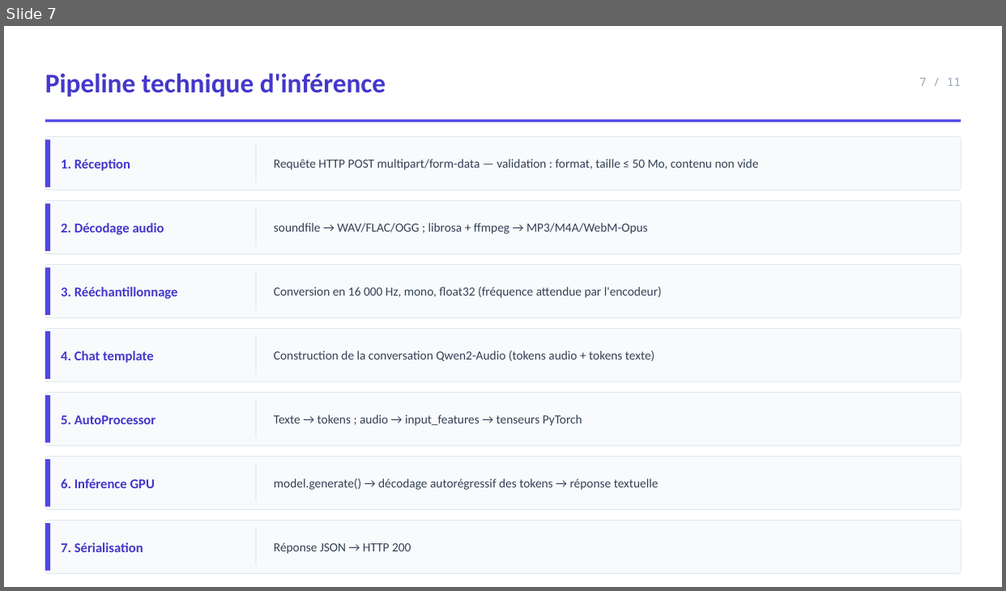
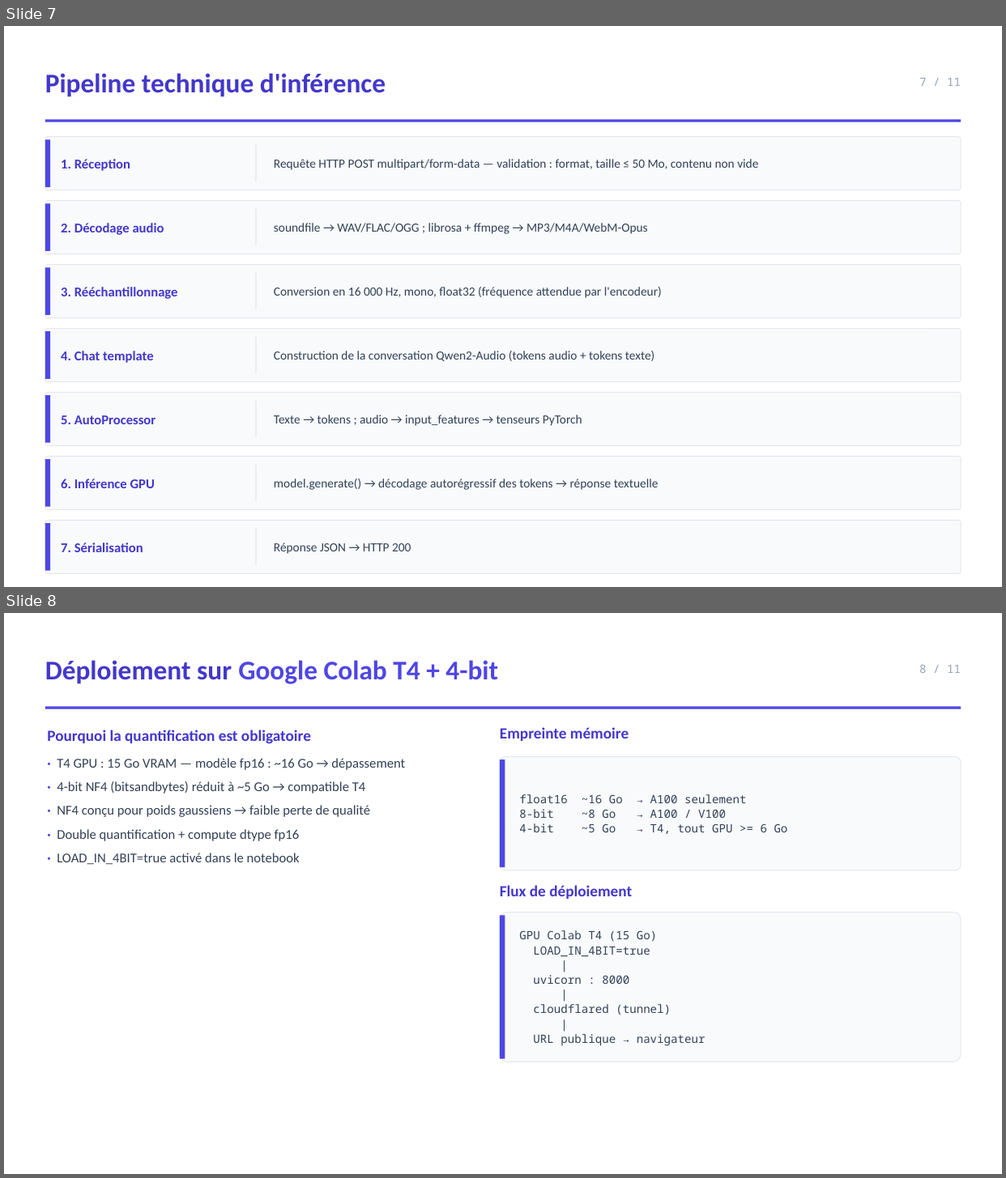
Before and after one commit to mouadelhaddad/Tasnim, a slide deck: presentation/presentation.pptx. Shown one above the other, each under a label of ours: slide 7 before the commit, slides 7 and 8 after it. The pictures are 1006x591 and 1006x1178 pixels, drawn with LibreOffice and Linux fonts; fonts in the diff are those of the drawing. Boxes give left, top, right and bottom in pixels: in the first picture for what was removed or moved away, otherwise in the second. Text is boxed around its words. In the diff, an @@ line names an element or a change of style, - is before the commit and + after.

```diff
--- a/presentation/presentation.pptx
+++ b/presentation/presentation.pptx
@@ slide 8 added at [4,613,1002,1174], background #FFFFFF @@
@@ text added at [45,660,498,684], 26 pt, text #4F46E5, bold @@
+Déploiement sur Google Colab T4 + 4-bit
@@ text added at [919,665,961,673], 11 pt, text #94A3B8 @@
+8 / 11
@@ rectangle added at [45,707,961,709], fill #4F46E5 @@
@@ text added at [47,730,405,865], 13 pt, text #334155 @@
+Pourquoi la quantification est obligatoire
+· T4 GPU : 15 Go VRAM — modèle fp16 : ~16 Go → dépassement
+· 4-bit NF4 (bitsandbytes) réduit à ~5 Go → compatible T4
+· NF4 conçu pour poids gaussiens → faible perte de qualité
+· Double quantification + compute dtype fp16
+· LOAD_IN_4BIT=true activé dans le notebook
@@ text added at [500,727,629,741], 15 pt, text #4338CA, bold @@
+Empreinte mémoire
@@ rounded rectangle added at [500,756,961,871], fill #F8FAFC, outline #E2E8F0 0.75 pt @@
@@ rectangle added at [500,760,505,867], fill #4F46E5 @@
@@ text added at [519,794,788,834], 11 pt, text #334155 @@
+float16 ~16 Go → A100 seulement
+8-bit ~8 Go → A100 / V100
+4-bit ~5 Go → T4, tout GPU >= 6 Go
@@ text added at [500,885,632,899], 15 pt, text #4338CA, bold @@
+Flux de déploiement
@@ rounded rectangle added at [500,913,961,1063], fill #F8FAFC, outline #E2E8F0 0.75 pt @@
@@ rectangle added at [500,915,505,1059], fill #4F46E5 @@
@@ text added at [519,931,705,1046], 11 pt, text #334155 @@
+GPU Colab T4 (15 Go)
+LOAD_IN_4BIT=true
+|
+uvicorn : 8000
+|
+cloudflared (tunnel)
+|
+URL publique → navigateur
```
Also in this commit, not shown: 1 slide changed, 1 slide removed, 4 other files.
